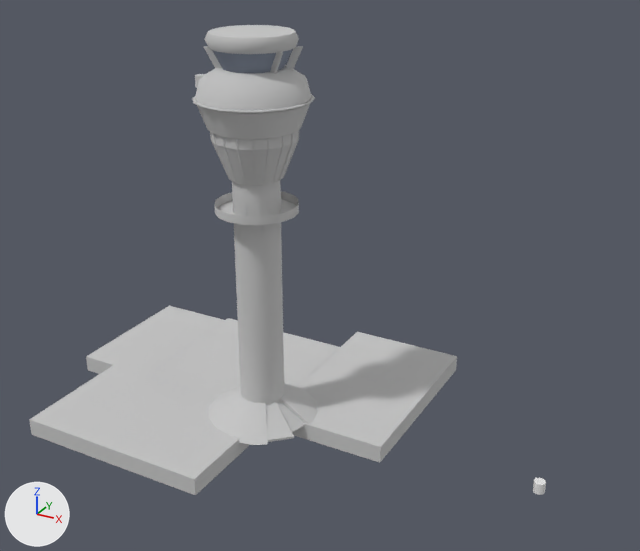
An edit to the Blender file blender/yyztower.blend, drawn before and after from the same camera.
The view is the same before and after, from a camera (50 mm lens) standing at (80.8, -128.8, 99.4) and looking at (7.6, 4.4, 32.9). The lights are fixed; the arrows at lower left show +X, +Y and +Z.

Names of what the first picture shows: 'Cylinder', 'yyztower1-b'.
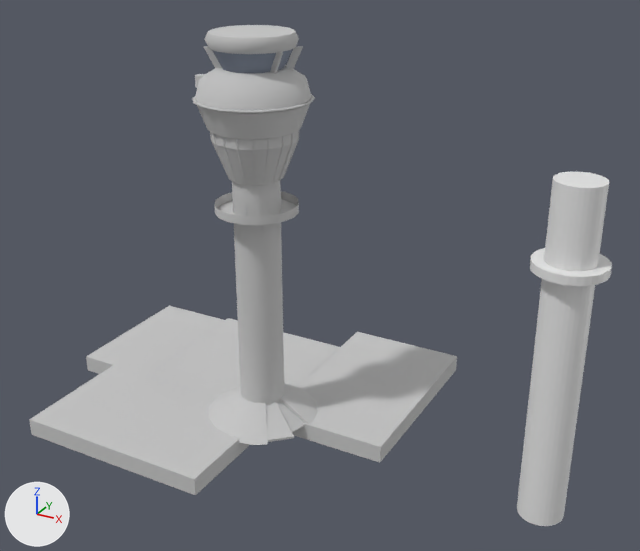
The edits, one by one:
Object 'Cylinder' (ob_cylinder) moves from (54.1, -4.0, 7.4) to (54.1, -0.9, 46.4).
Object 'Cylinder' (ob_cylinder) is rescaled from (1.0, 1.0, 1.0) to (6.0, 6.0, 0.75).
Object 'Cylinder.001' (ob_cylinder_001) is new; it shows a copy of the mesh of ob_cylinder.
Its location is (54.1, -0.9, 30.1).
Its scale is (4.0, 4.0, 30.0).

Location of each change, [x1, y1, x2, y2] in pixels of the pictures (640 x 551 px):
'Cylinder.001', added: after [517, 172, 609, 526]
'Cylinder', moved, rescaled (493% wider, 117% taller): before [533, 478, 546, 495]; after [530, 248, 612, 286]
